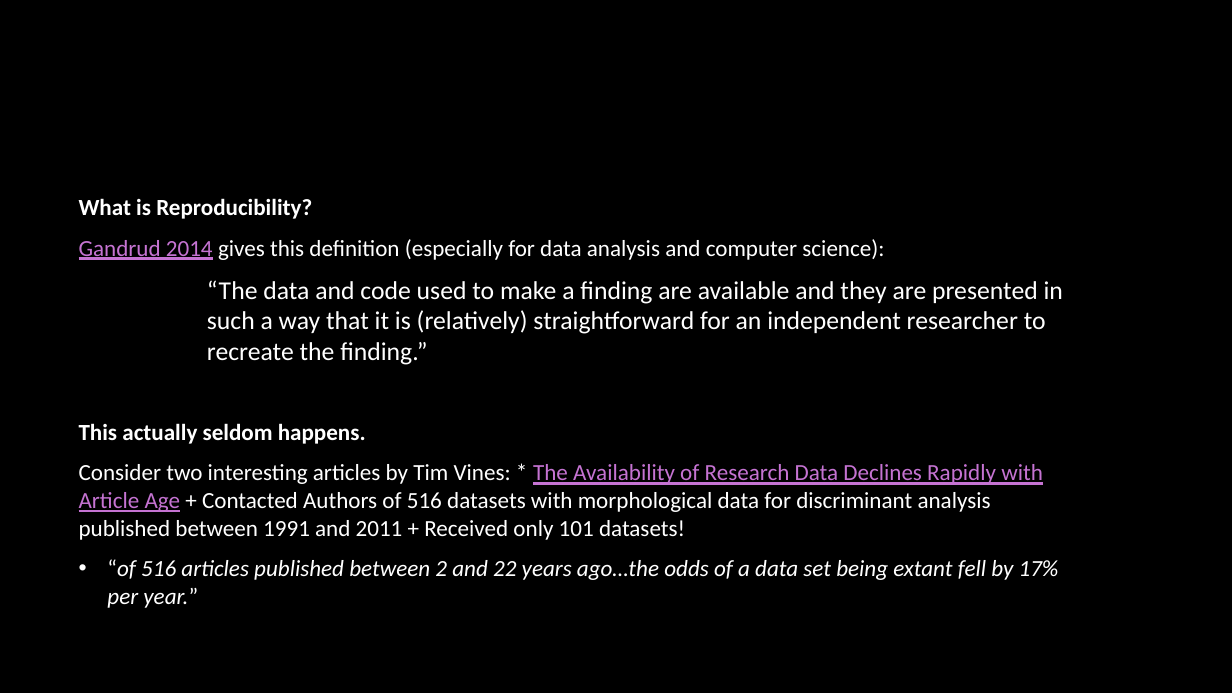
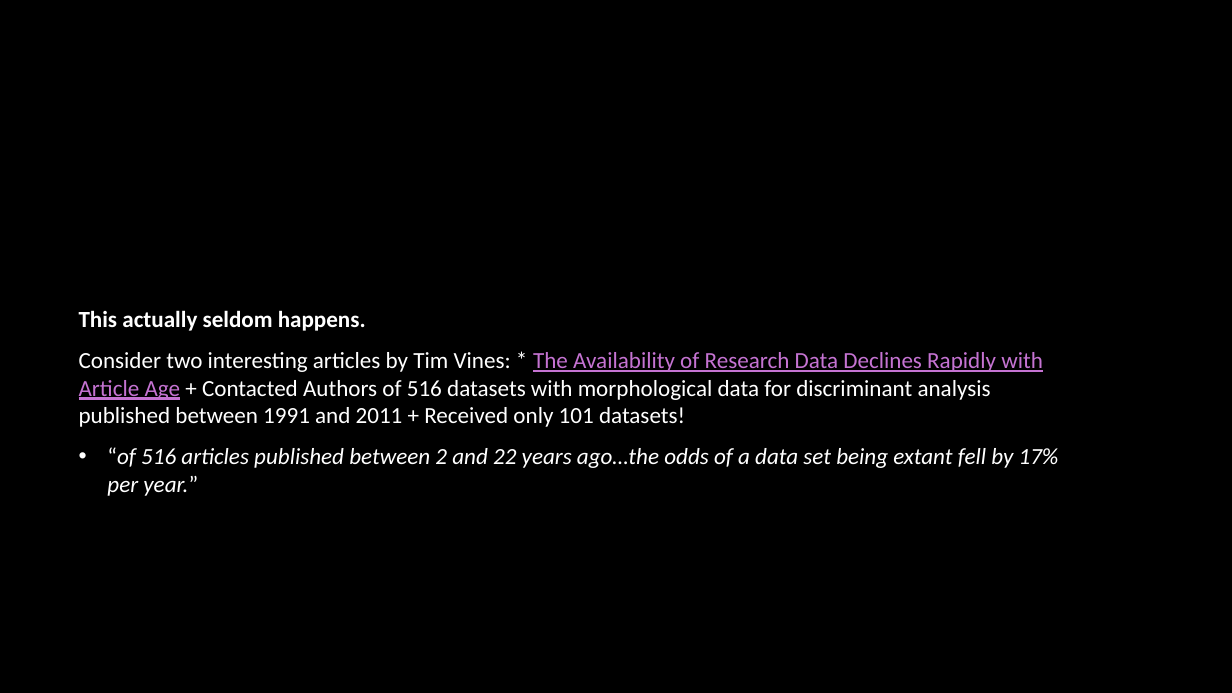
Before and after one commit to ericcrandall/reproducible_research, a slide deck: slide 3 of reproducible_research.pptx (slide 2 before the commit). Drawn at 1232x693 pixels with LibreOffice and Linux fonts; fonts in the diff are those of the drawing; background and template pictures are left out. Boxes give left, top, right and bottom in pixels: in the first picture for what was removed or moved away, otherwise in the second. Text is boxed around its words. In the diff, an @@ line names an element or a change of style, - is before the commit and + after.

```diff
--- a/reproducible_research.pptx
+++ b/reproducible_research.pptx
@@ text at [79, 239, 1063, 365]: paragraphs removed @@
-What is Reproducibility?
-Gandrud 2014 gives this definition (especially for data analysis and computer science):
-“The data and code used to make a finding are available and they are presented in such a way that it is (relatively) straightforward for an independent researcher to recreate the finding.”
```
Also in this commit, not shown: 9 other slides changed, 3 slides added, 12 slides removed, 5 other files.
